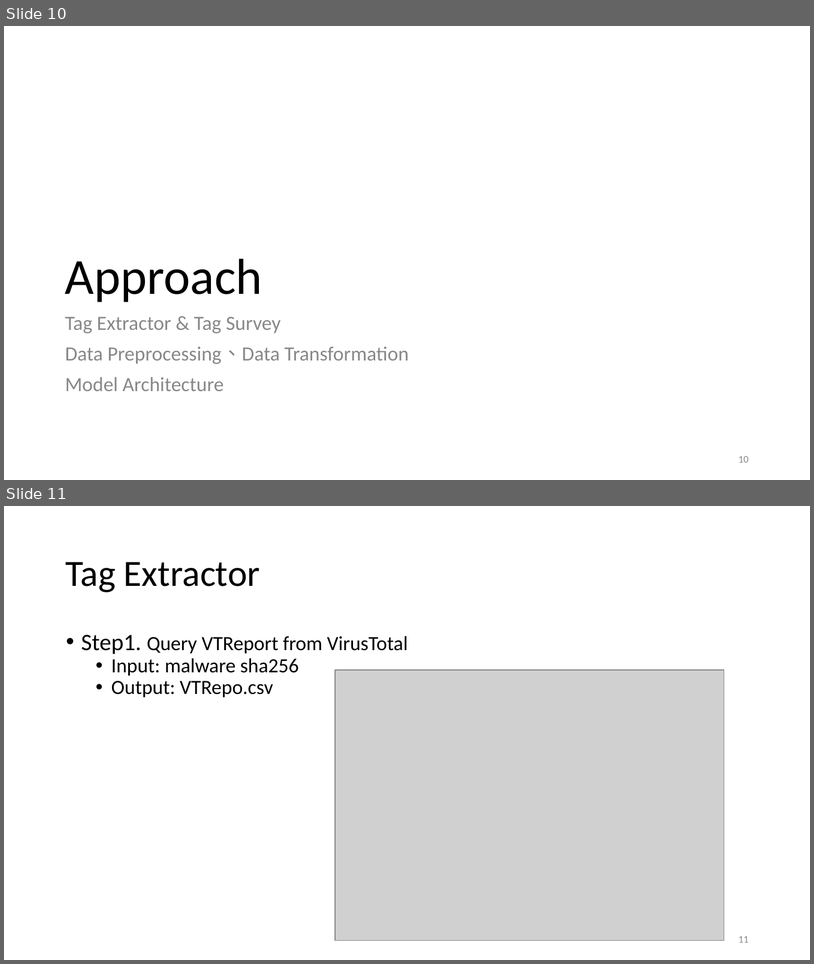
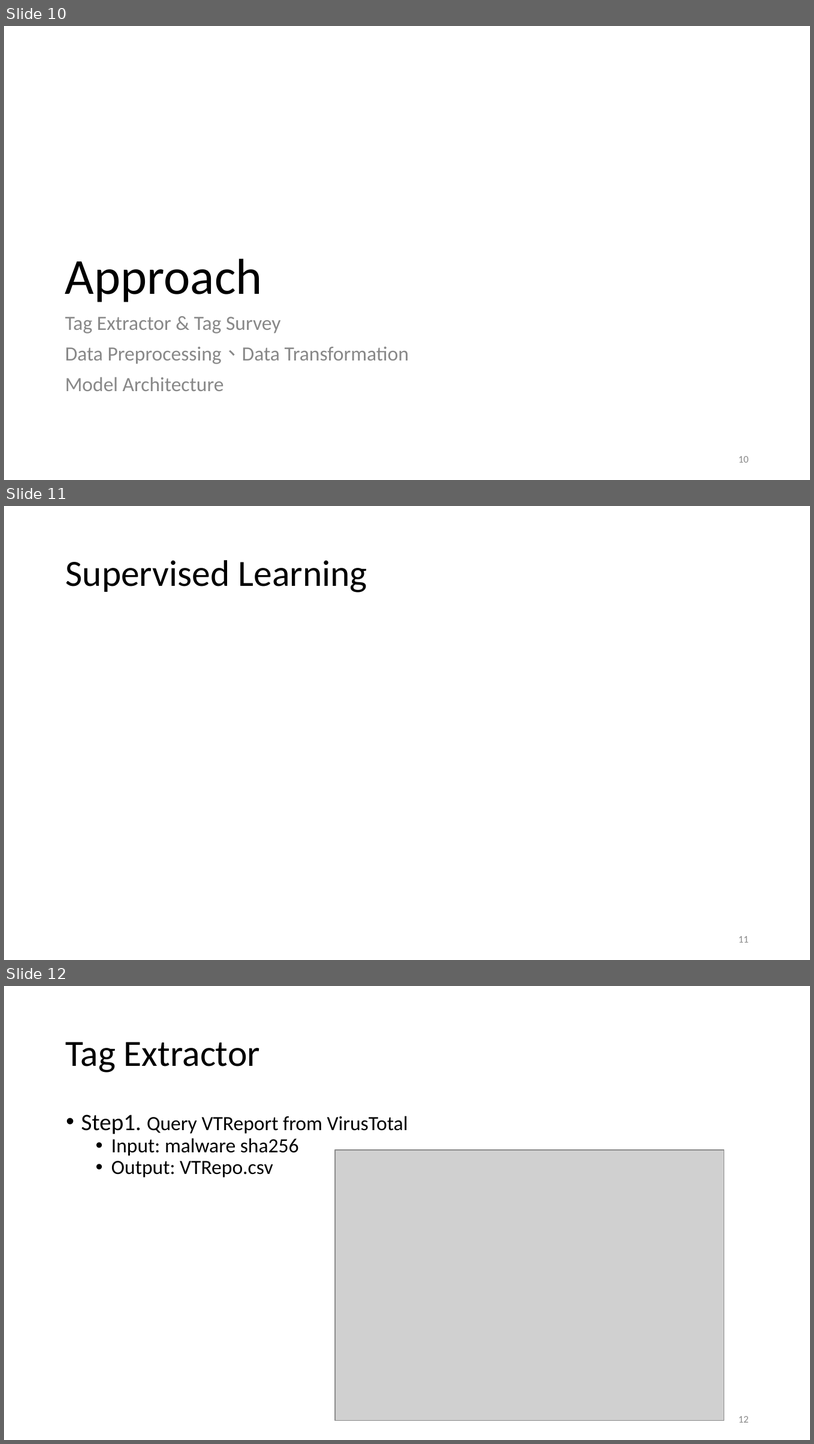
Before and after one commit to chpeng26/CNS_Final, a slide deck: leo/Team11 CNS_Final Present.pptx. Shown one above the other, each under a label of ours: slides 10 and 11 before the commit, slides 10, 11 and 12 after it. The pictures are 814x964 and 814x1444 pixels, drawn with LibreOffice and Linux fonts; fonts in the diff are those of the drawing; grey boxes stand for pictures. Boxes give left, top, right and bottom in pixels: in the first picture for what was removed or moved away, otherwise in the second. Text is boxed around its words. In the diff, an @@ line names an element or a change of style, - is before the commit and + after.

```diff
--- a/leo/Team11 CNS_Final Present.pptx
+++ b/leo/Team11 CNS_Final Present.pptx
@@ slide 11 added at (4, 506, 810, 960), background #FFFFFF @@
@@ title added at (65, 560, 368, 592), 33 pt, text #000000 @@
+Supervised Learning
@@ page number added at (739, 936, 749, 942), 9 pt, text #888888 @@
+11
@@ what was slide 11 is now slide 12 @@
@@ page number at (739, 1416, 749, 1422): text changed @@
-11
+12
```
Also in this commit, not shown: 11 slides changed, 5 other slides added, 2 slides removed.
